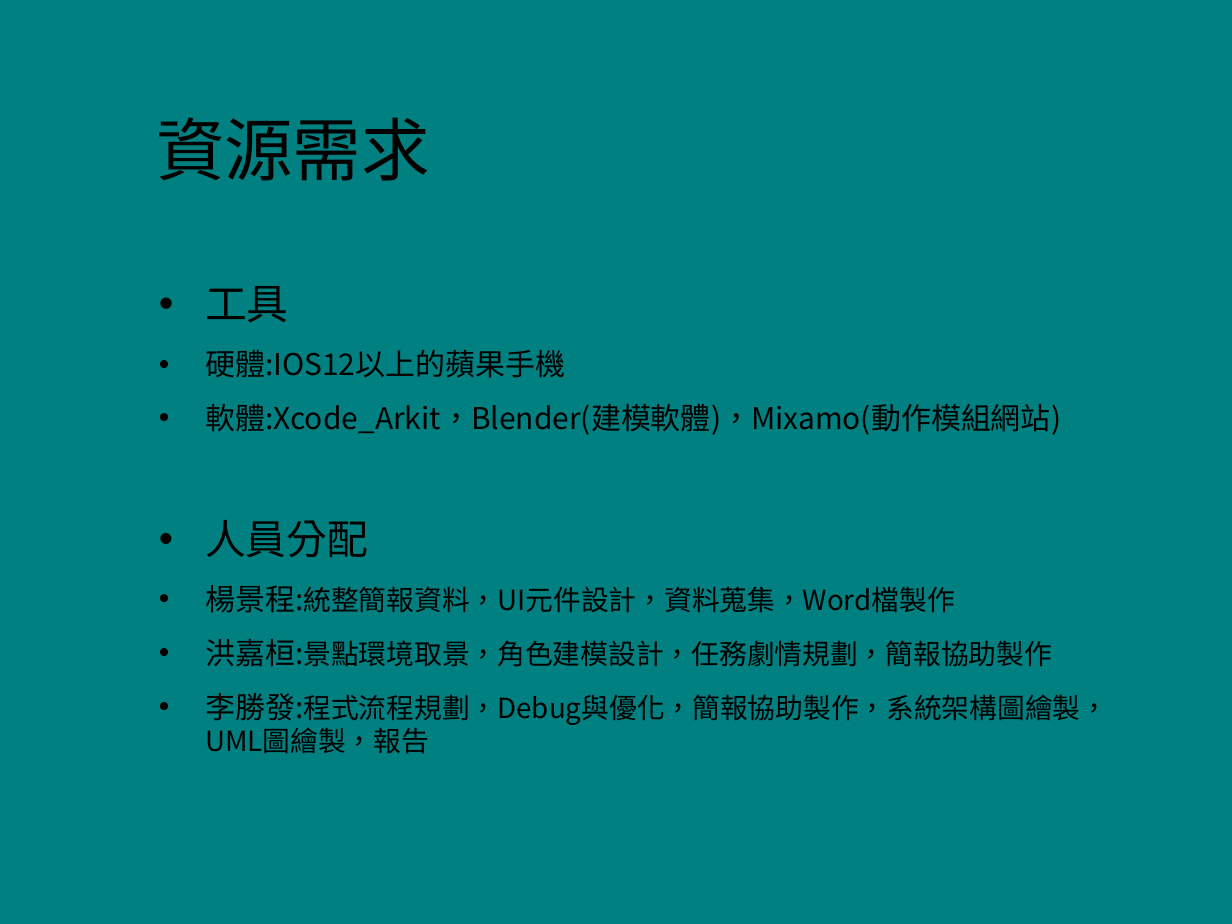
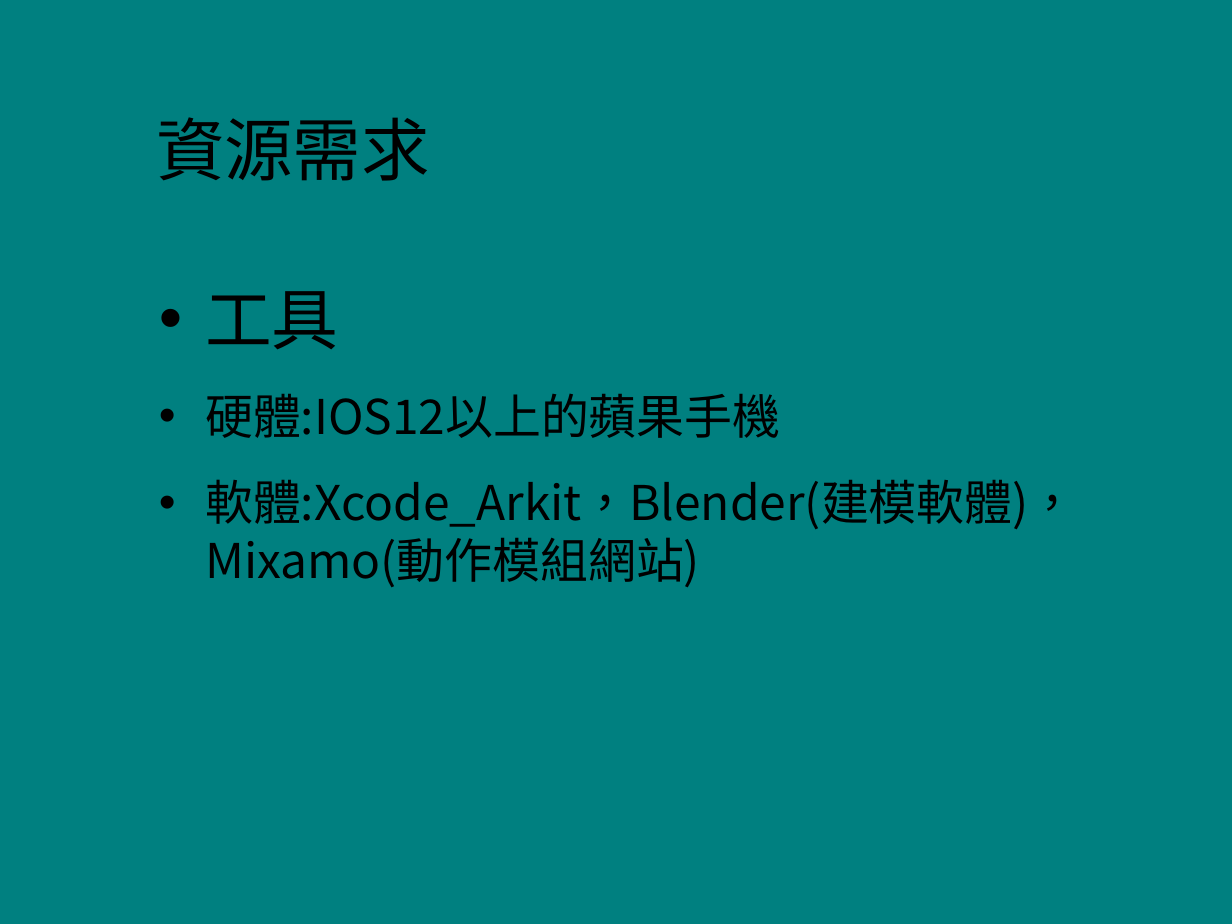
Before and after one commit to 02543420/107_SE_Team-12, a slide deck: slide 17 of 107_SE_Team12_AR RPG結合區域行銷.pptx (slide 16 before the commit). Drawn at 1232x924 pixels with LibreOffice and Linux fonts; fonts in the diff are those of the drawing; background and template pictures are left out. Boxes give left, top, right and bottom in pixels: in the first picture for what was removed or moved away, otherwise in the second. Text is boxed around its words. In the diff, an @@ line names an element or a change of style, - is before the commit and + after.

```diff
--- a/107_SE_Team12_AR RPG結合區域行銷.pptx
+++ b/107_SE_Team12_AR RPG結合區域行銷.pptx
@@ text "工具" at box(205, 291, 1076, 587): size 24.4 to 39 pt in "工具"; size 17.5 to 28 pt; more space between paragraphs @@
@@ text at box(205, 520, 1108, 754): paragraphs removed @@
-• 人員分配
-• 楊景程:統整簡報資料，UI元件設計，資料蒐集，Word檔製作
-• 洪嘉桓:景點環境取景，角色建模設計，任務劇情規劃，簡報協助製作
-• 李勝發:程式流程規劃，Debug與優化，簡報協助製作，系統架構圖繪製，UML圖繪製，報告
```
Also in this commit, not shown: 4 other slides changed, 4 slides added, 2 slides removed, 1 other file.
